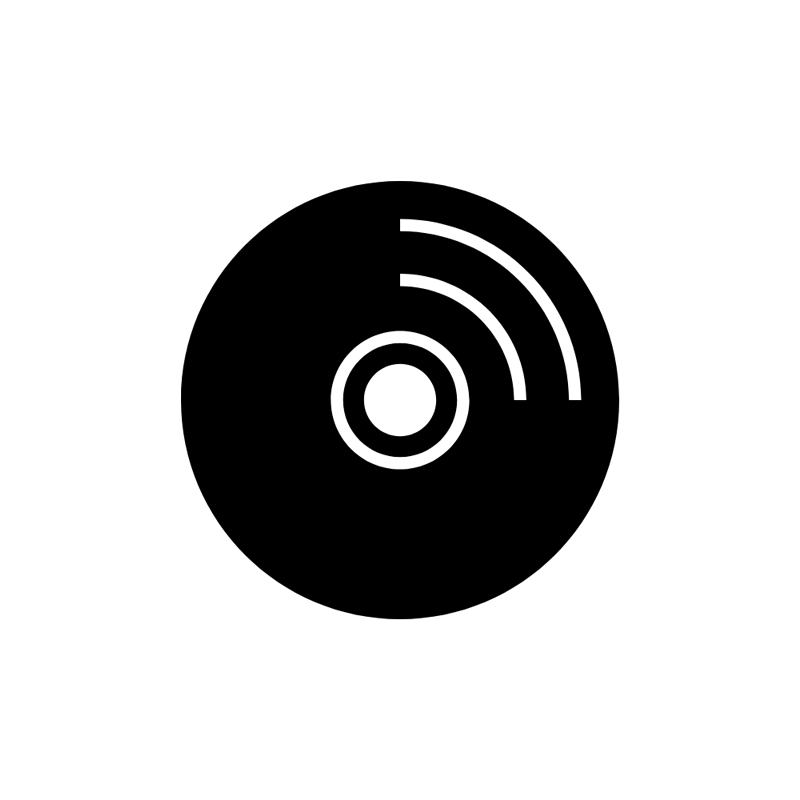
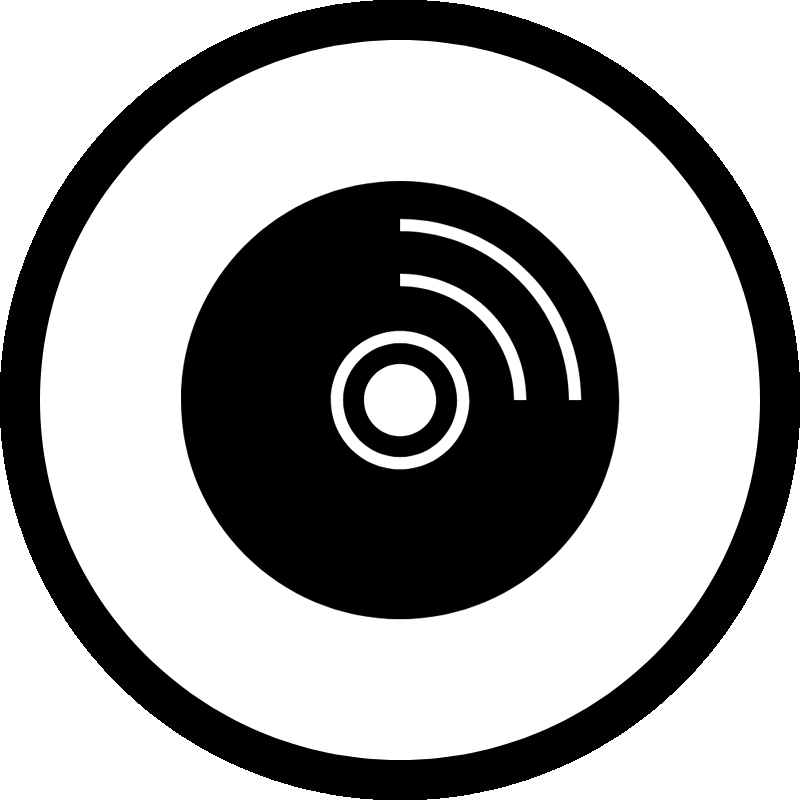
The second (800, 800) image is a revision of the first. Changes to its layers:
painted on "Elipse 1", unmasked it over (x1=0, y1=0, x2=800, y2=800)
